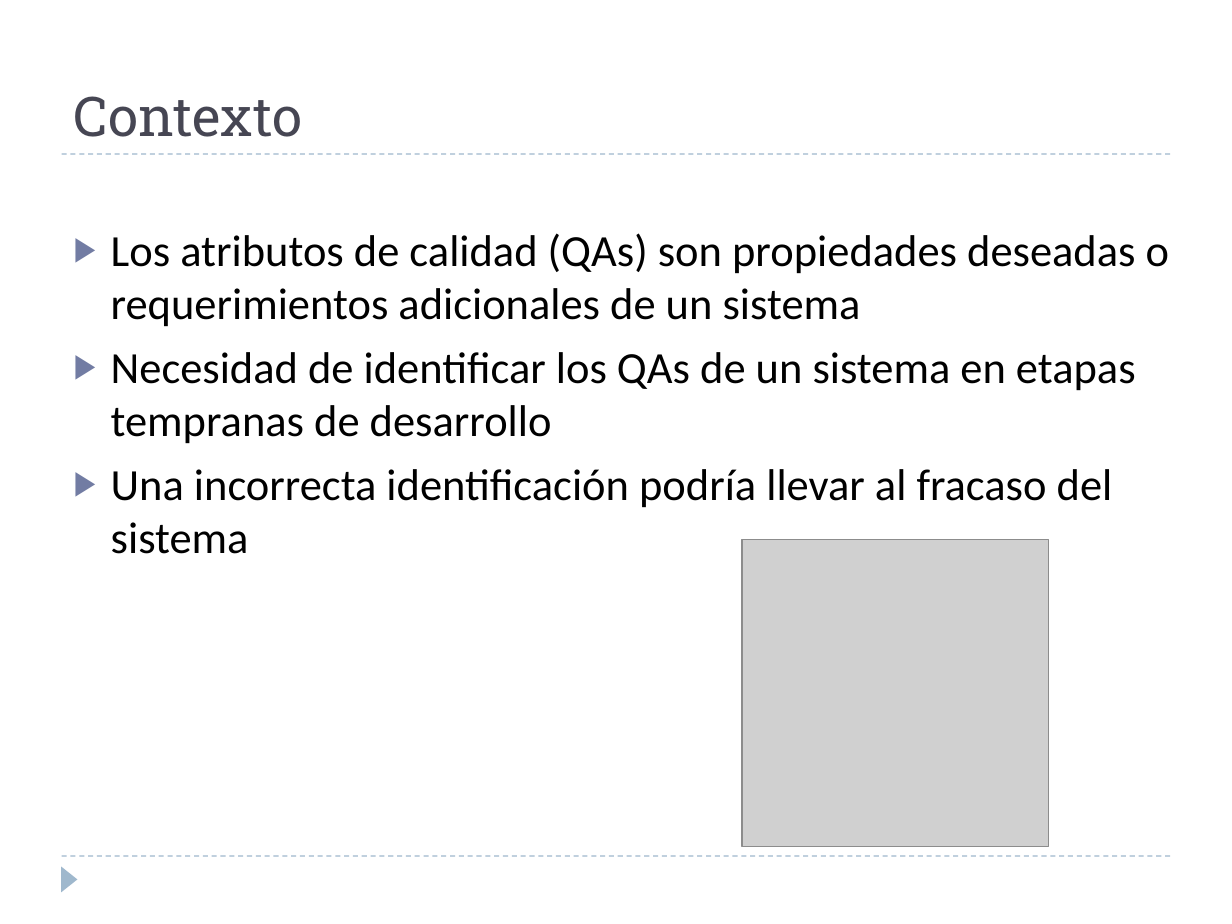
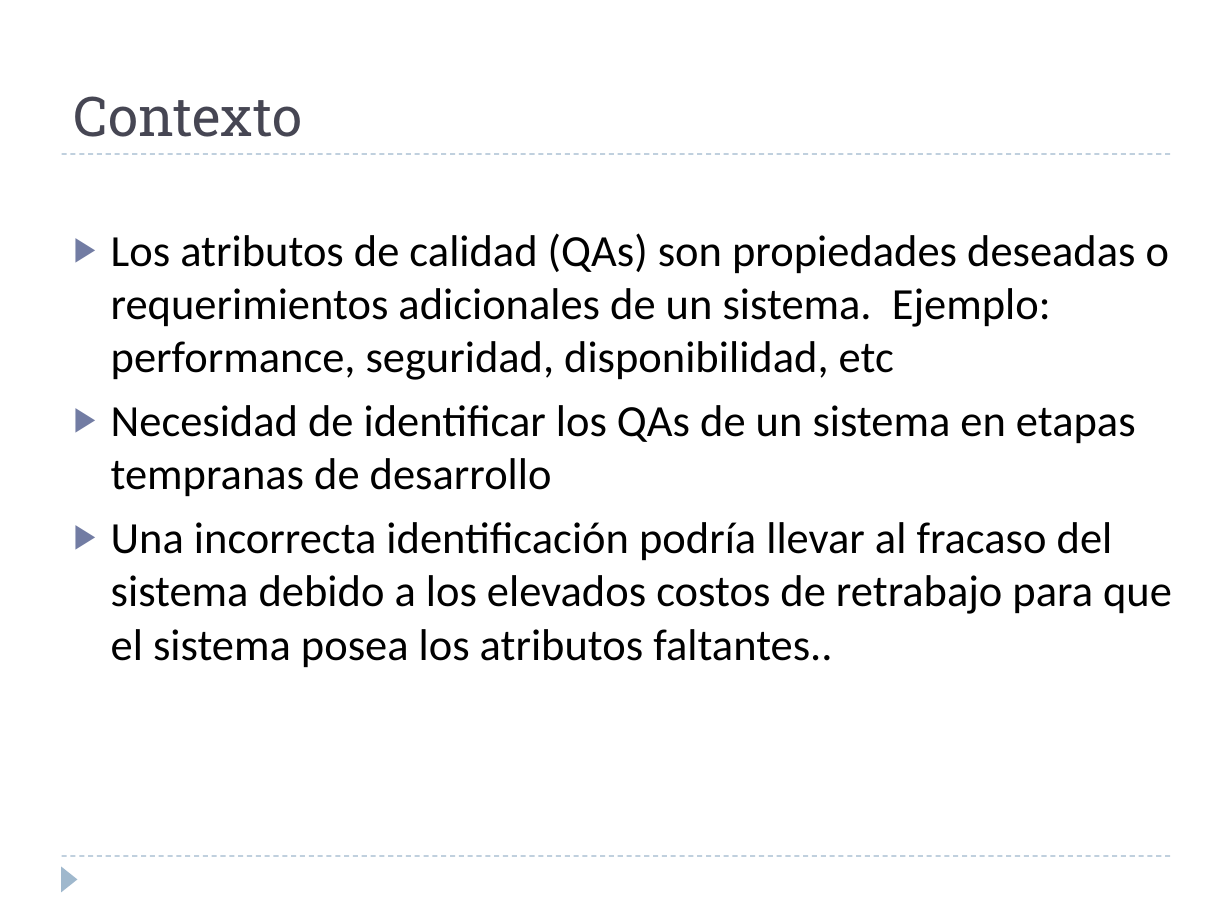
Before and after one commit to alejandrorago/qatesis2, a slide deck: slide 4 of Capitulos Finales/filiminasPeladas.pptx. Drawn at 1232x924 pixels with LibreOffice and Linux fonts; fonts in the diff are those of the drawing; grey boxes stand for pictures. Boxes give left, top, right and bottom in pixels: in the first picture for what was removed or moved away, otherwise in the second. Text is boxed around its words. In the diff, an @@ line names an element or a change of style, - is before the commit and + after.

```diff
--- a/Capitulos Finales/filiminasPeladas.pptx
+++ b/Capitulos Finales/filiminasPeladas.pptx
@@ text at [111, 233, 1169, 380]: text changed @@
-▶ Los atributos de calidad (QAs) son propiedades deseadas o requerimientos adicionales de un sistema
+▶ Los atributos de calidad (QAs) son propiedades deseadas o requerimientos adicionales de un sistema. Ejemplo: performance, seguridad, disponibilidad, etc
@@ text at [111, 522, 1172, 668]: text changed @@
-▶ Una incorrecta identificación podría llevar al fracaso del sistema
+▶ Una incorrecta identificación podría llevar al fracaso del sistema debido a los elevados costos de retrabajo para que el sistema posea los atributos faltantes..
@@ picture removed at [742, 540, 1048, 846] @@
```
Also in this commit, not shown: 2 other slides changed.
